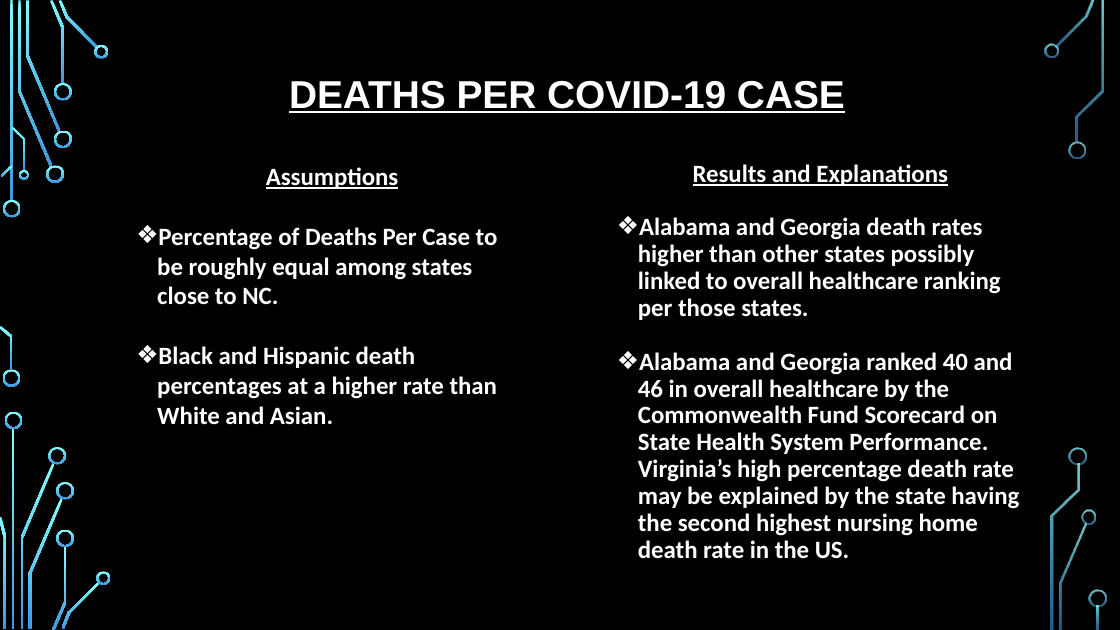
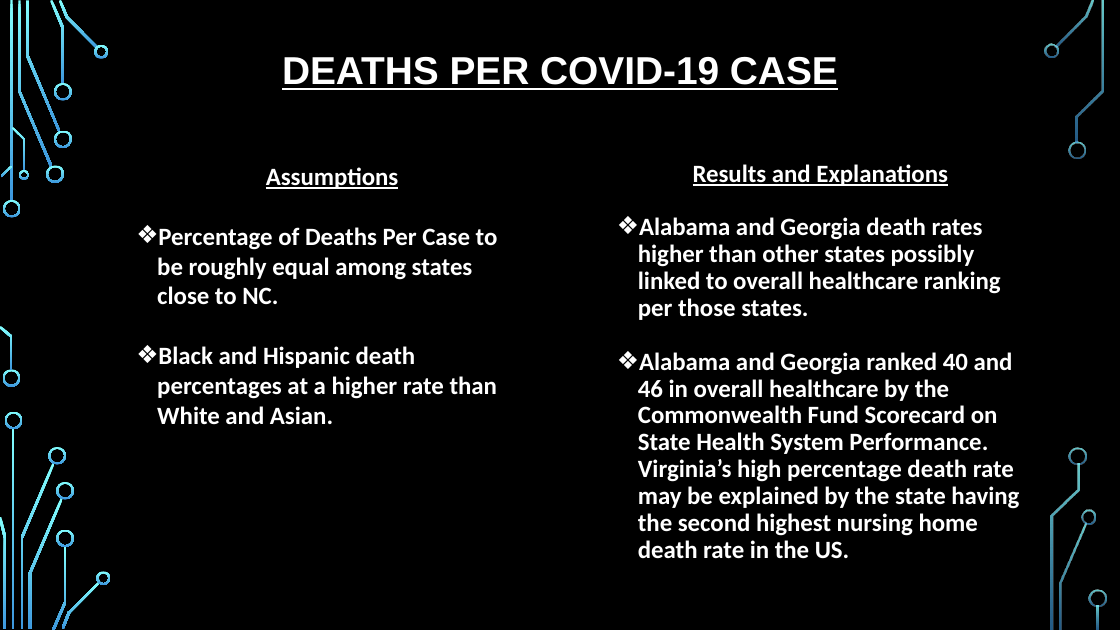
Before and after one commit to burnettaw/CMBKS-Group-5, a slide deck: slide 15 of Group_docs/Covid Analysis Project (BW,KT,CP,MS,SF).pptx (slide 14 before the commit). Drawn at 1120x630 pixels with LibreOffice and Linux fonts; fonts in the diff are those of the drawing; background and template pictures are left out. Boxes give left, top, right and bottom in pixels: in the first picture for what was removed or moved away, otherwise in the second. Text is boxed around its words. In the diff, an @@ line names an element or a change of style, - is before the commit and + after.

Commit message:
Update Covid Analysis Project (BW,KT,CP,MS,SF).pptx
Updated Covid Analsys PowerPoint Presentation

```diff
--- a/Group_docs/Covid Analysis Project (BW,KT,CP,MS,SF).pptx
+++ b/Group_docs/Covid Analysis Project (BW,KT,CP,MS,SF).pptx
@@ title "DEATHS PER COVID-19 CASE": place and size @@
-title "DEATHS PER COVID-19 CASE" at bbox=[289, 81, 845, 113]
+title "DEATHS PER COVID-19 CASE" at bbox=[282, 57, 838, 90]
```
Also in this commit, not shown: 7 other slides changed, 4 slides added, 3 slides removed.
